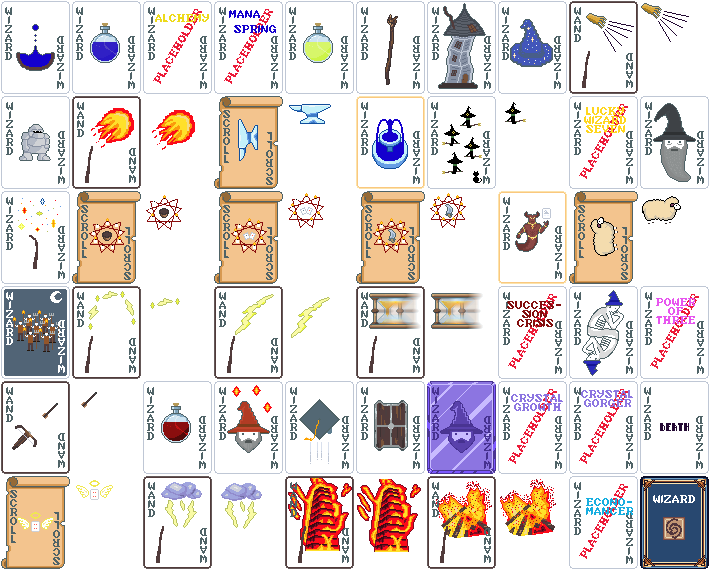
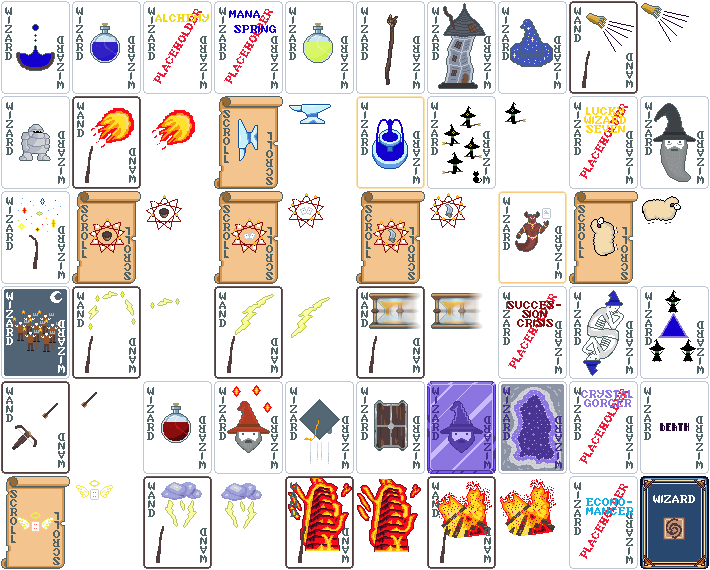
Revision of a layered (710, 570) image; what changed, layer by layer:
added group "Crystal Growth" with 2 layers above "Placeholder Crystal Gorger" over [501, 384, 564, 471]
added layer "Crystal growth text" in group "Crystal Growth" over [503, 387, 562, 469]
renamed "Placeholder Crystal Growth" to "Crystal Growth card back", moved it into group "Crystal Growth", painted on it over [501, 384, 564, 471]
added group "Power of Three" with 5 layers above "Golemancer" over [649, 290, 699, 369]
added layer "witch body copy #3" in group "Power of Three" over [680, 339, 696, 362]
added layer "witch body copy #1" in group "Power of Three" over [649, 339, 665, 362]
added layer "Coven hat copy" in group "Power of Three" over [665, 290, 681, 313]
added layer "Power of Three triangle" in group "Power of Three" over [658, 313, 689, 338]
renamed "Placeholder Power of Three" to "Power of Three card back", moved it into group "Power of Three", painted on it over [649, 290, 699, 369]
